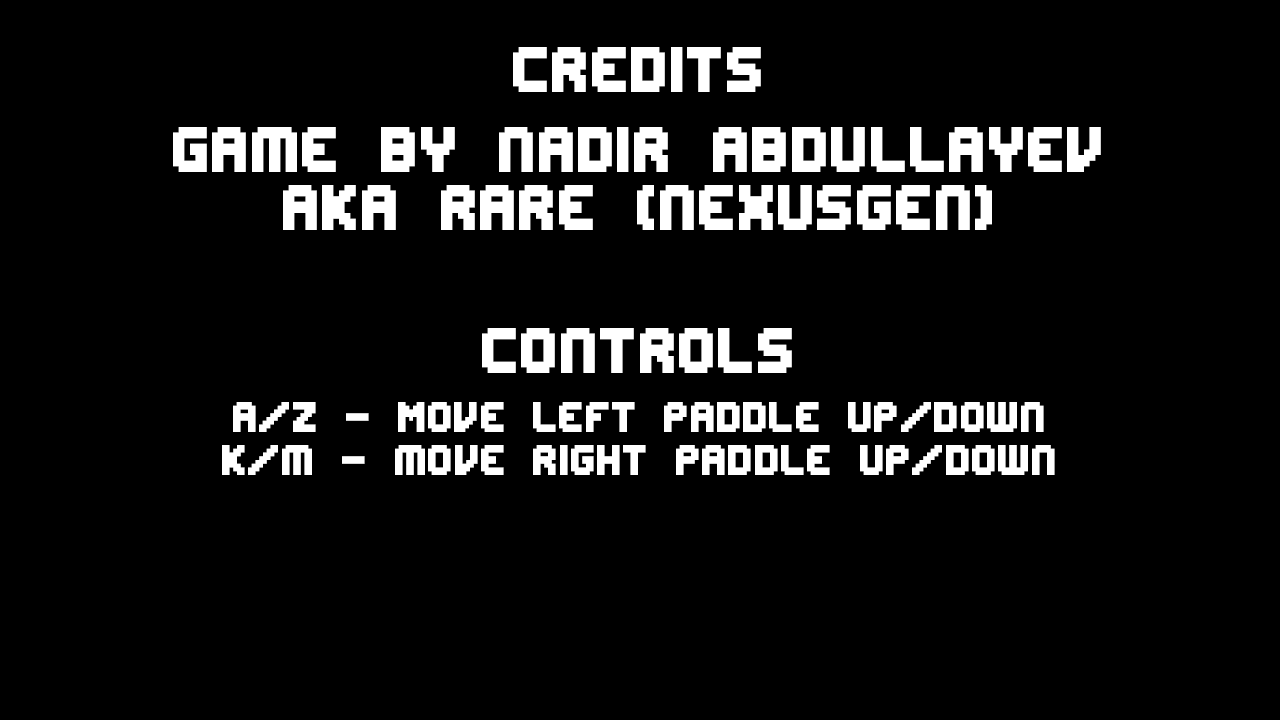
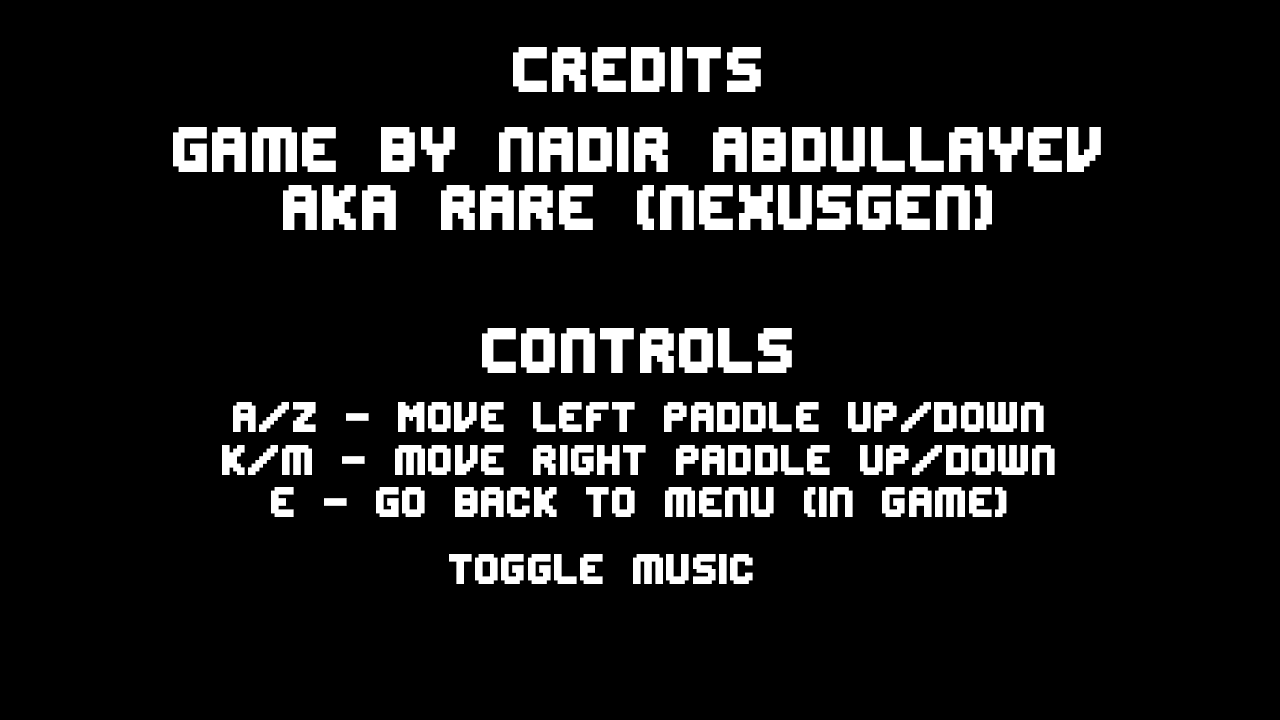
Layered file, before and after one edit (w=1280, h=720). Changes by layer:
added layer "Toggle music" above "E - Go back to menu (in game)" over [449, 554, 753, 584]
added layer "E - Go back to menu (in game)" above "k/m - move right paddle up/down" over [271, 487, 1007, 517]
